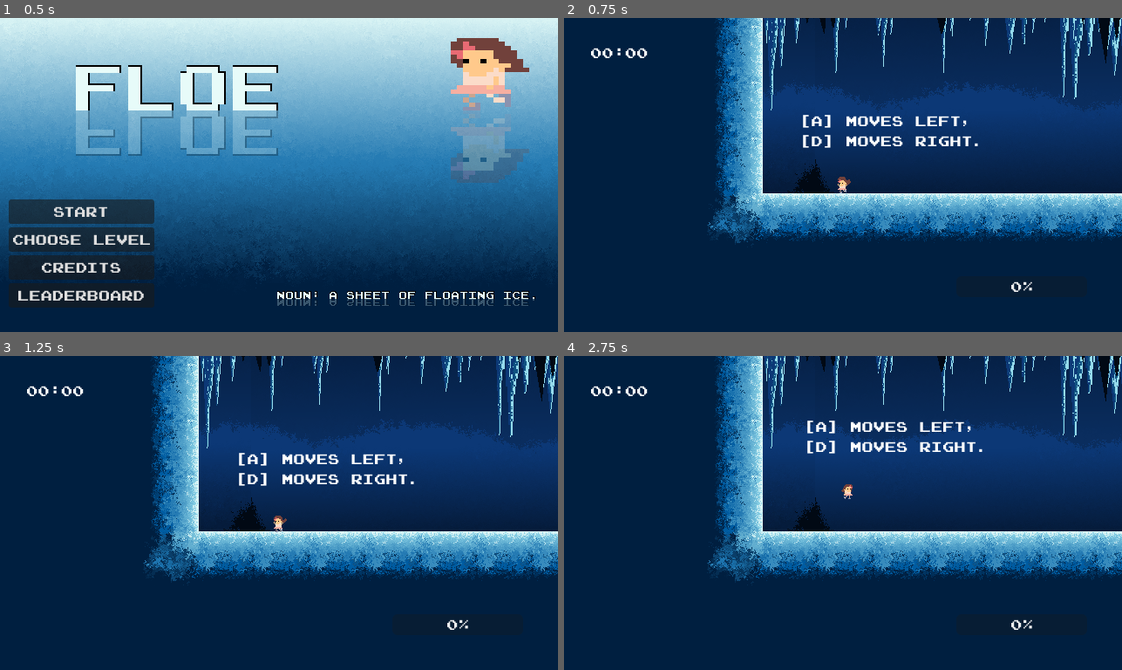
Above: before the commit, frames 1-4 (two rows, left to right).
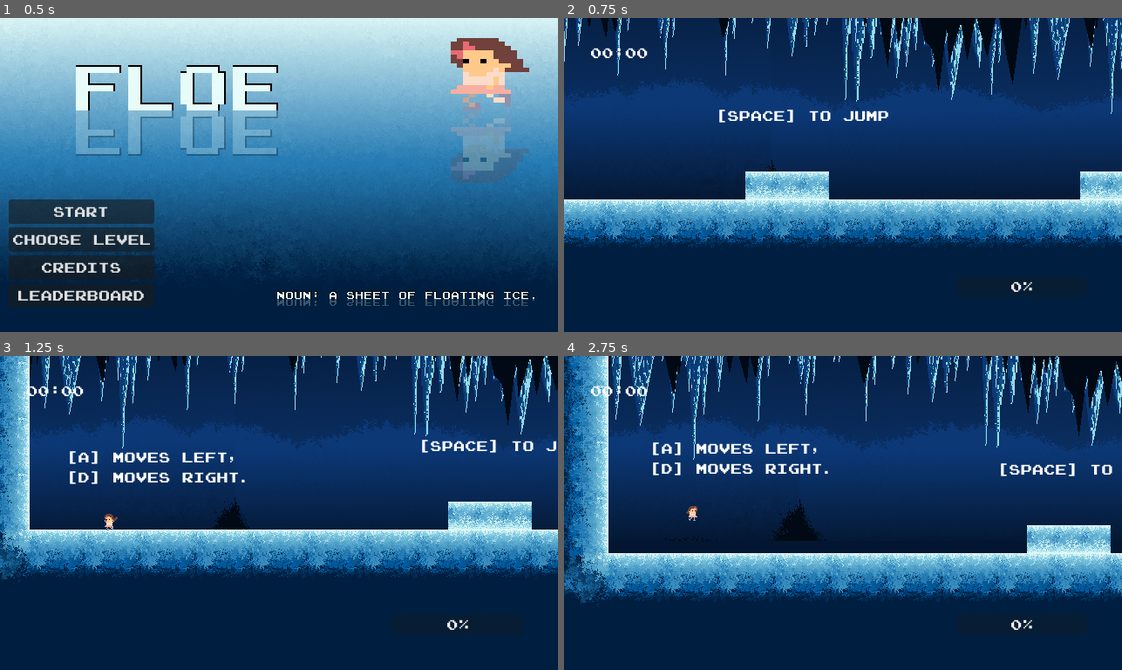
Above: after the commit, the same moments.

Repository: Bitsilisk/speedjam-8
Game: Godot game, scene res://scenes/main.tscn
Two runs of this game, one before a commit and one after it. Both use one fixed random seed, a clock stepped at 60 frames per second and the inputs below.
Inputs (mouse positions are in pixels of both pictures, inside the frame that each line leads up to):
- Up to frame 1 (0.5 s): no input
- Up to frame 2 (0.75 s): click "Start" at 0.5 s
- Up to frame 3 (1.25 s): no input
- Up to frame 4 (2.75 s): tap R (restart) at 1.25, 2 s; move the mouse to (965, 497) at 1.27 s; hold D (move_right) 1.28-2.03 s; tap Shift (dash) at 1.35 s; click (965, 497) at 1.42 s; tap Space (jump) at 1.52, 2.27 s; move the mouse to (731, 528) at 2.02 s; hold Left (left) from 2.03 s (still down); tap Enter (enter) at 2.1 s

Frame 1 is identical in both runs. In frame 2, 33% of the frame differs, in the area x 0-100%, y 0-74%; in frame 3, 31%; in frame 4, 41%, in the area x 0-100%, y 0-79%.
Error in both runs: Invalid access to property or key 'player_identifier' on a base object of type 'Nil'. (res://scripts/leaderboard.gd:81)

Commit message:
fixed tutorial, moved level 4

Diff:
--- a/scenes/main_menu.tscn
+++ b/scenes/main_menu.tscn
@@ -1,10 +1,11 @@
-[gd_scene load_steps=6 format=3 uid="uid://bdldxaka32a6w"]
+[gd_scene load_steps=7 format=3 uid="uid://bdldxaka32a6w"]
 
 [ext_resource type="Script" path="res://scripts/main_menu.gd" id="1_427ti"]
 [ext_resource type="PackedScene" uid="uid://3jyy2ushgi0" path="res://scenes/testbed.tscn" id="2_a27nq"]
 [ext_resource type="Script" path="res://scripts/leaderboard.gd" id="2_aedt5"]
 [ext_resource type="PackedScene" uid="uid://c35p46nb6m26w" path="res://scenes/testbed_2.tscn" id="2_tcuku"]
 [ext_resource type="Texture2D" uid="uid://iwa2fq84sdrv" path="res://assets/art/Tilemap/title_screen.png" id="3_ahafd"]
+[ext_resource type="PackedScene" uid="uid://cbvah23wyy74o" path="res://scenes/level_4.tscn" id="4_ipy7d"]
 
 [node name="MainMenu" type="Control" node_paths=PackedStringArray("level_choices") groups=["level_loader"]]
 layout_mode = 3
@@ -14,7 +15,7 @@
 grow_horizontal = 2
 grow_vertical = 2
 script = ExtResource("1_427ti")
-levels = Array[PackedScene]([ExtResource("2_tcuku"), ExtResource("2_a27nq")])
+levels = Array[PackedScene]([ExtResource("2_tcuku"), ExtResource("2_a27nq"), ExtResource("4_ipy7d")])
 level_choices = NodePath("CenterContainer/HBoxContainer/LevelChoices")
 
 [node name="Background" type="TextureRect" parent="."]
--- a/scenes/testbed_2.tscn
+++ b/scenes/testbed_2.tscn
@@ -1,8 +1,9 @@
-[gd_scene load_steps=27 format=4 uid="uid://c35p46nb6m26w"]
+[gd_scene load_steps=28 format=4 uid="uid://c35p46nb6m26w"]
 
 [ext_resource type="Texture2D" uid="uid://bpsg5t6kxamyr" path="res://assets/art/Tilemap/tilemap_levels2.png" id="1_x57sf"]
 [ext_resource type="Texture2D" uid="uid://dcwyewygmjxn4" path="res://assets/art/Tilemap/tilemap_levels3.png" id="2_cww44"]
 [ext_resource type="PackedScene" uid="uid://domm6pbbbfsyr" path="res://scenes/player.tscn" id="3_oi42w"]
+[ext_resource type="Script" path="res://addons/phantom_camera/scripts/phantom_camera_host/phantom_camera_host.gd" id="4_prgd1"]
 [ext_resource type="Texture2D" uid="uid://btlc4o0enf0kb" path="res://assets/art/Tilemap/end_flag.png" id="6_s4wqf"]
 [ext_resource type="Script" path="res://scripts/tutorial_follow_text.gd" id="6_vr8sl"]
 [ext_resource type="Texture2D" uid="uid://b8rykpel0y8vy" path="res://assets/art/Tilemap/Parallax/1st_layer.png" id="7_x6ugl"]
@@ -852,8 +853,13 @@
 
 [node name="Camera2D" type="Camera2D" parent="."]
 physics_interpolation_mode = 1
-position = Vector2(-612, 11)
+position = Vector2(-499.8, 8.98333)
 metadata/_edit_lock_ = true
+
+[node name="PhantomCameraHost" type="Node" parent="Camera2D"]
+process_priority = 300
+process_physics_priority = 300
+script = ExtResource("4_prgd1")
 
 [node name="tutorial 1" type="Node2D" parent="."]
 
Not shown: 9 places in scenes/level_4.tscn that only renumber resources
